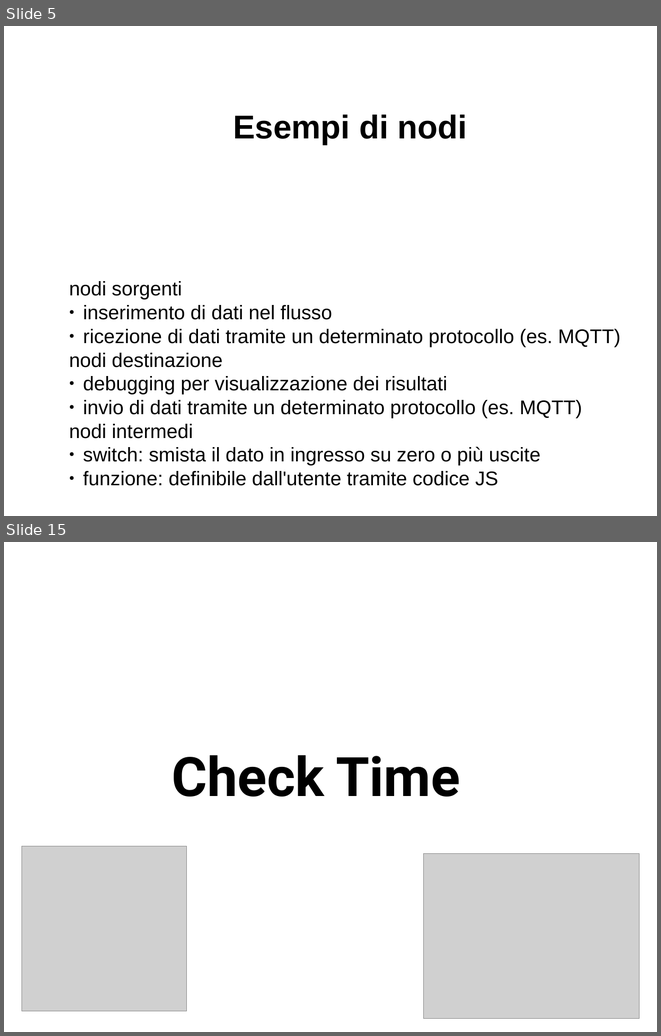
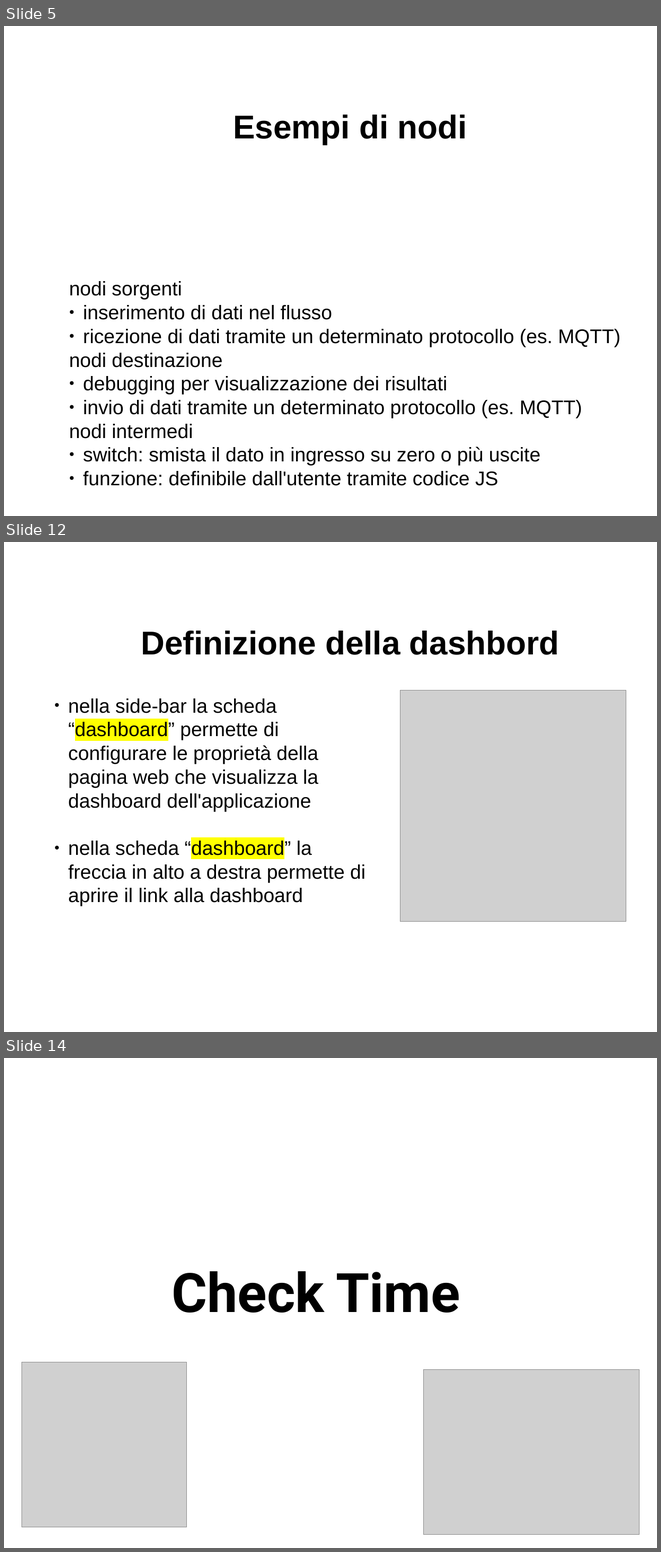
Before and after one commit to davideancona/minicorsiRAISE, a slide deck: iot/NodeRED.odp. Shown one above the other, each under a label of ours: slides 5 and 15 before the commit, slides 5, 12 and 14 after it; the slides between them are not shown. The pictures are 661x1036 and 661x1552 pixels, drawn with LibreOffice and Linux fonts; fonts in the diff are those of the drawing; grey boxes stand for pictures. Boxes give left, top, right and bottom in pixels: in the first picture for what was removed or moved away, otherwise in the second. Text is boxed around its words. In the diff, an @@ line names an element or a change of style, - is before the commit and + after.

```diff
--- a/iot/NodeRED.odp
+++ b/iot/NodeRED.odp
@@ slide 12 added at (x1=4, y1=542, x2=657, y2=1032), background #FFFFFF @@
@@ text added at (x1=141, y1=631, x2=559, y2=655), 40 pt, text #000000, bold @@
+Definizione della dashbord
@@ text added at (x1=68, y1=698, x2=365, y2=906), 24 pt, text #000000 @@
+● nella side-bar la scheda “dashboard” permette di configurare le proprietà della pagina web che visualizza la dashboard dell'applicazione
+● nella scheda “dashboard” la freccia in alto a destra permette di aprire il link alla dashboard
@@ picture added at (x1=400, y1=690, x2=626, y2=921) @@
@@ what was slide 15 is now slide 14 @@
```
Also in this commit, not shown: 3 slides changed, 4 other slides added, 6 slides removed, 2 other files.
